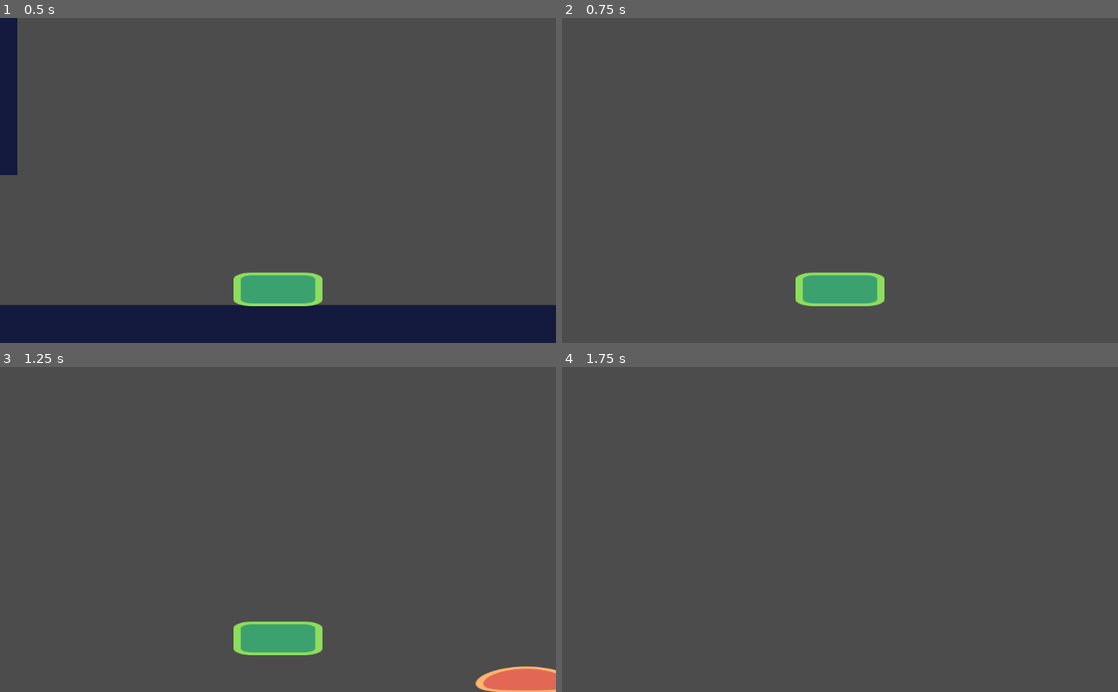
Above: before the commit, frames 1-4 (two rows, left to right).
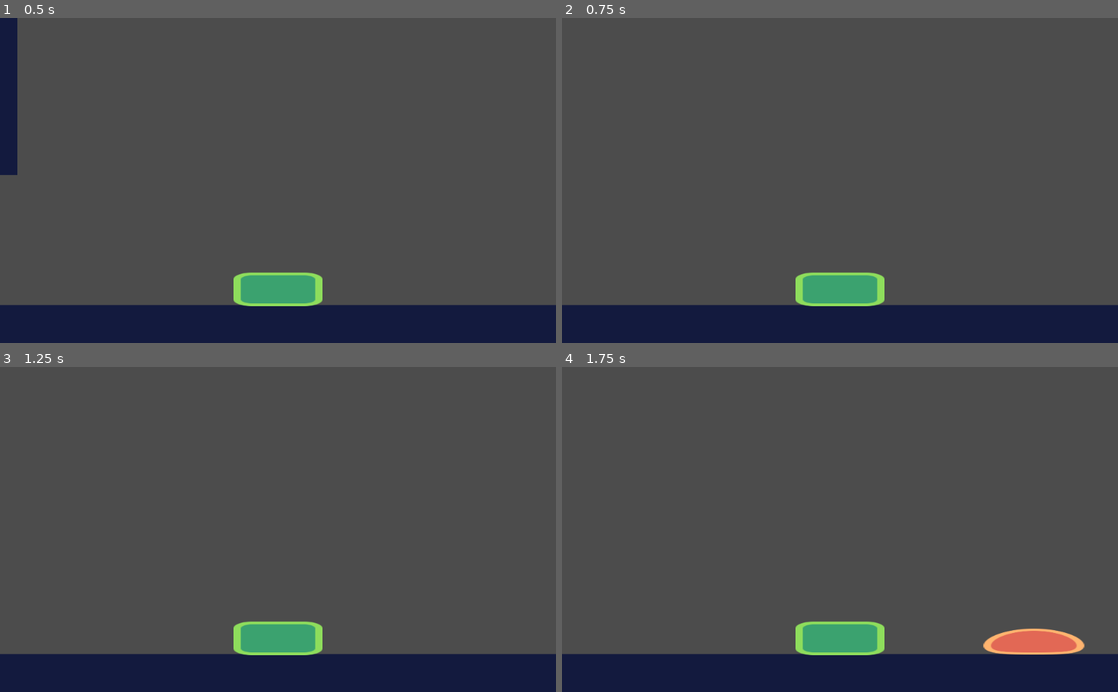
Above: after the commit, the same moments.

Repository: jukfiuune/AdventureOfAHouseCat
Game: Godot game, scene res://src/Levels/Level test.tscn
The game is run twice, just before and just after one commit, with the same random seed, the same clock (stepped at 60 frames per second) and the same inputs.
Inputs:
- Up to frame 1 (0.5 s): no input
- Up to frame 2 (0.75 s): tap Enter at 0.5 s; hold D (move_right) from 0.53 s (still down); tap W (jump) at 0.6 s
- Up to frame 3 (1.25 s): keep holding D (move_right); tap W (jump) at 0.77, 1.07 s
- Up to frame 4 (1.75 s): keep holding D (move_right); tap W (jump) at 1.35, 1.52 s

Frame 1 is identical in both runs. In frame 2, 12% of the frame differs, in the area x 0-100%, y 88-100%; in frame 3, 12%; in frame 4, 14%, in the area x 0-100%, y 78-100%.

Commit message:
movement

Diff:
--- a/project.godot
+++ b/project.godot
@@ -20,6 +20,34 @@
 
 [input]
 
+ui_left={
+"deadzone": 0.5,
+"events": [ Object(InputEventKey,"resource_local_to_scene":false,"resource_name":"","device":0,"alt":false,"shift":false,"control":false,"meta":false,"command":false,"pressed":false,"scancode":16777231,"physical_scancode":0,"unicode":0,"echo":false,"script":null)
+, Object(InputEventJoypadButton,"resource_local_to_scene":false,"resource_name":"","device":0,"button_index":14,"pressure":0.0,"pressed":false,"script":null)
+, Object(InputEventKey,"resource_local_to_scene":false,"resource_name":"","device":0,"alt":false,"shift":false,"control":false,"meta":false,"command":false,"pressed":false,"scancode":0,"physical_scancode":65,"unicode":0,"echo":false,"script":null)
+ ]
+}
+ui_right={
+"deadzone": 0.5,
+"events": [ Object(InputEventKey,"resource_local_to_scene":false,"resource_name":"","device":0,"alt":false,"shift":false,"control":false,"meta":false,"command":false,"pressed":false,"scancode":16777233,"physical_scancode":0,"unicode":0,"echo":false,"script":null)
+, Object(InputEventJoypadButton,"resource_local_to_scene":false,"resource_name":"","device":0,"button_index":15,"pressure":0.0,"pressed":false,"script":null)
+, Object(InputEventKey,"resource_local_to_scene":false,"resource_name":"","device":0,"alt":false,"shift":false,"control":false,"meta":false,"command":false,"pressed":false,"scancode":0,"physical_scancode":68,"unicode":0,"echo":false,"script":null)
+ ]
+}
+ui_up={
+"deadzone": 0.5,
+"events": [ Object(InputEventKey,"resource_local_to_scene":false,"resource_name":"","device":0,"alt":false,"shift":false,"control":false,"meta":false,"command":false,"pressed":false,"scancode":16777232,"physical_scancode":0,"unicode":0,"echo":false,"script":null)
+, Object(InputEventJoypadButton,"resource_local_to_scene":false,"resource_name":"","device":0,"button_index":12,"pressure":0.0,"pressed":false,"script":null)
+, Object(InputEventKey,"resource_local_to_scene":false,"resource_name":"","device":0,"alt":false,"shift":false,"control":false,"meta":false,"command":false,"pressed":false,"scancode":0,"physical_scancode":32,"unicode":0,"echo":false,"script":null)
+ ]
+}
+ui_down={
+"deadzone": 0.5,
+"events": [ Object(InputEventKey,"resource_local_to_scene":false,"resource_name":"","device":0,"alt":false,"shift":false,"control":false,"meta":false,"command":false,"pressed":false,"scancode":16777234,"physical_scancode":0,"unicode":0,"echo":false,"script":null)
+, Object(InputEventJoypadButton,"resource_local_to_scene":false,"resource_name":"","device":0,"button_index":13,"pressure":0.0,"pressed":false,"script":null)
+, Object(InputEventKey,"resource_local_to_scene":false,"resource_name":"","device":0,"alt":false,"shift":false,"control":false,"meta":false,"command":false,"pressed":false,"scancode":0,"physical_scancode":83,"unicode":0,"echo":false,"script":null)
+ ]
+}
 move_left={
 "deadzone": 0.5,
 "events": [ Object(InputEventKey,"resource_local_to_scene":false,"resource_name":"","device":0,"alt":false,"shift":false,"control":false,"meta":false,"command":false,"pressed":false,"scancode":65,"physical_scancode":0,"unicode":0,"echo":false,"script":null)
@@ -41,6 +69,16 @@
 , Object(InputEventJoypadButton,"resource_local_to_scene":false,"resource_name":"","device":0,"button_index":0,"pressure":0.0,"pressed":false,"script":null)
  ]
 }
+move_up={
+"deadzone": 0.5,
+"events": [ Object(InputEventKey,"resource_local_to_scene":false,"resource_name":"","device":0,"alt":false,"shift":false,"control":false,"meta":false,"command":false,"pressed":false,"scancode":0,"physical_scancode":32,"unicode":0,"echo":false,"script":null)
+ ]
+}
+move_down={
+"deadzone": 0.5,
+"events": [ Object(InputEventKey,"resource_local_to_scene":false,"resource_name":"","device":0,"alt":false,"shift":false,"control":false,"meta":false,"command":false,"pressed":false,"scancode":0,"physical_scancode":83,"unicode":0,"echo":false,"script":null)
+ ]
+}
 
 [layer_names]
 
@@ -49,6 +87,10 @@
 2d_physics/layer_3="coins"
 2d_physics/layer_4="world"
 
+[mono]
+
+project/assembly_name="HackTUES9Game"
+
 [physics]
 
 common/enable_pause_aware_picking=true
--- a/src/Levels/Level test.tscn
+++ b/src/Levels/Level test.tscn
@@ -20,3 +20,4 @@
 
 [node name="player" parent="." instance=ExtResource( 2 )]
 position = Vector2( 80, 638 )
+speed = 500
--- a/src/actors/player.gd
+++ b/src/actors/player.gd
@@ -1,54 +1,31 @@
-extends KinematicBody2D
+extends KinematicBody2D # The player is a kinematic body, hence extends Kine..
 
-const FLOOR_NORMAL: = Vector2.UP
+# Adjustable variables of the player
+# export is used to allow to edit the values outside the script
+export var speed = 500 # The speed of the character
+export var gravity = 32 # The gravity of the character
+export var jumpforce = 800 # The jump force of the character
 
-export var speed: = Vector2(300.0,1000.0)
-export var gravity: = 4000.0
-
-var _velocity: = Vector2.ZERO
-
-export var stomp_impulse: = 1000.0
-
-
-func _on_EnemyDetector_area_entered(area: Area2D) -> void:
-	_velocity = calculate_stomp_velocity(_velocity, stomp_impulse)
-
-
+var motion = Vector2.ZERO
 func _on_EnemyDetector_body_entered(body: PhysicsBody2D) -> void:
 	queue_free()
 
+func _physics_process(delta):
 
-func _physics_process(delta: float) -> void:
-	var is_jump_interrupted: = Input.is_action_just_released("jump") and _velocity.y < 0.0
-	var direction: = get_direction()
-	_velocity = calculate_move_velocity(_velocity, direction, speed, is_jump_interrupted)
-	_velocity = move_and_slide(_velocity, FLOOR_NORMAL)
+	# Player movement functions:
+	if Input.is_action_pressed("ui_right"): # If the player enters the right arrow
+		motion.x = speed # then the x coordinates of the vector be positive
+	elif Input.is_action_pressed("ui_left"): # If the player enters the left arrow
+		motion.x = -speed # then the x coordinates of the vector be negative
+	else: # If none of these are pressed
+		motion.x = lerp(motion.x, 0, 0.25) # set the x to 0 by smoothly transitioning by 0.25
 
+	if is_on_floor(): # If the ground checker is colliding with the ground
+		if Input.is_action_pressed("ui_up"): # And the player hits the up arrow key
+			motion.y = -jumpforce # then jump by jumpforce
 
-func get_direction() -> Vector2:
-	return Vector2(
-		Input.get_action_strength("move_right") - Input.get_action_strength("move_left"),
-		-1.0 if Input.is_action_just_pressed("jump") and is_on_floor() else 0.0
-	)
+	motion.y += gravity + delta # Always make the player fall down
 
-
-func calculate_move_velocity(
-		liner_velocity: Vector2,
-		direction: Vector2,
-		speed: Vector2,
-		is_jump_interrupted: bool
-	) -> Vector2:
-	var out: = liner_velocity
-	out.x = speed.x * direction.x
-	out.y += gravity * get_physics_process_delta_time()
-	if direction.y == -1.0:
-		out.y = speed.y * direction.y
-	if is_jump_interrupted:
-		out.y = 0.0
-	return out
-
-
-func calculate_stomp_velocity(linear_velocity: Vector2, impulse: float) ->Vector2:
-	var out: = linear_velocity
-	out.y = -impulse
-	return out
+	motion = move_and_slide(motion, Vector2.UP)
+	# Move and slide is a function which allows the kinematic body to detect
+	# collisions and move accordingly
